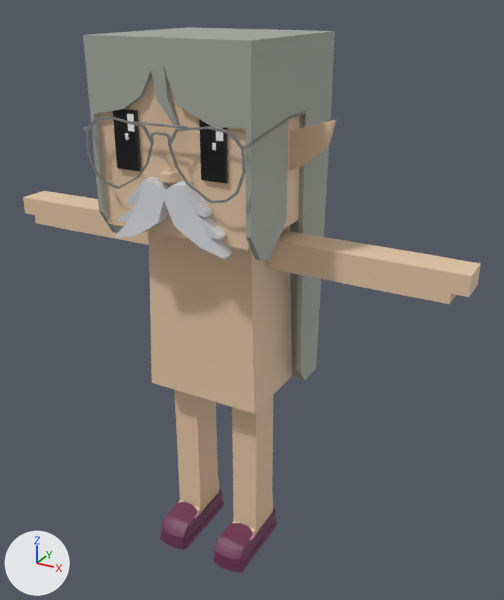
The FBX model mustachiorascals/fbx/aa8fa485-3bb1-4fdf-b343-a6269a1ccf59.fbx: old version first, new version second.
Both versions are drawn from a 50 mm lens placed at (0.0176, -0.0275, 0.0295), pointed at (0.0014, 0.002, 0.0148). Lighting does not change. The marker at lower left points along +X, +Y and +Z. Where no turn or scale is listed for an object, it has been applied to the vertices.

The first picture shows 'e_4', 'ew_aviator_2', 'eye_4', 'f_slipons', 'h_long_straight1', 'm_c', 'mustachio_arms', 'mustachio_body', 'mustachio_head', 'mustachio_legs'.
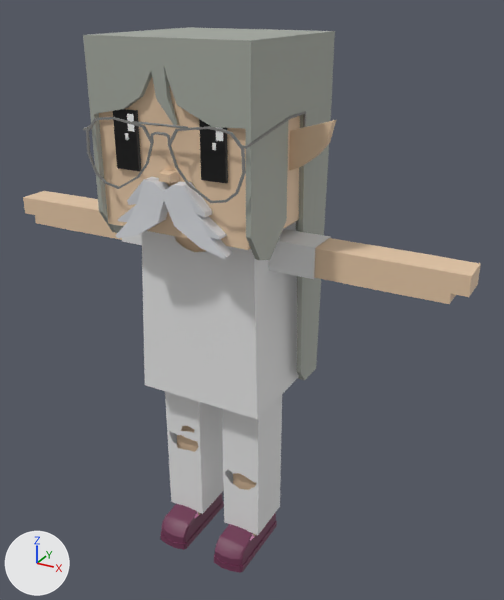
Where the change shows, as pixel boxes (x1, y1, x2, y2) in the pictures (504 x 600 px):
'c_shirt_1', added
    after: (142, 222, 299, 419)
'c_rippedjeans', added
    after: (165, 391, 282, 535)
'c_shirt_2', added
    after: (122, 229, 331, 279)
'mustachio_body', unchanged, covered by the edit
    before: (148, 225, 292, 414)
    after: (175, 236, 206, 252)
'mustachio_legs', unchanged, covered by the edit
    before: (174, 390, 273, 537)
    after: (177, 426, 256, 537)

Patch to the scene script:
```diff
--- a/mustachiorascals/fbx/aa8fa485-3bb1-4fdf-b343-a6269a1ccf59.fbx.py
+++ b/mustachiorascals/fbx/aa8fa485-3bb1-4fdf-b343-a6269a1ccf59.fbx.py
@@ mat_upper_garment_1 @@
+mat_upper_garment_1 = principled_material('upper_garment_1')
+mat_upper_garment_1.base_color = (0.8, 0.8, 0.8)  # white #e7e7e7
@@ mat_lower_garment @@
+mat_lower_garment = principled_material('lower_garment')
+mat_lower_garment.base_color = (0.8, 0.8, 0.8)  # white #e7e7e7
@@ me_mesh_011 @@
+me_mesh_011.from_pydata(...)  # 230 vertices, 212 faces; spans x -0.00349..0.00349, y -0.0013..0.00353, z 0.00994..0.01894
+me_mesh_011.materials.append(mat_upper_garment_1)  # white #e7e7e7
@@ me_mesh_003_1 @@
+me_mesh_003_1.from_pydata(...)  # 277 vertices, 244 faces; spans x -0.00297..0.00299, y -0.00021..0.00257, z 0.0014..0.01069
+me_mesh_003_1.materials.append(mat_lower_garment)  # white #e7e7e7
@@ me_mesh_012 @@
+me_mesh_012.from_pydata(...)  # 24 vertices, 18 faces; spans x -0.00561..0.00561, y 0.00027..0.00209, z 0.01737..0.01893
+me_mesh_012.materials.append(mat_upper_garment_1)  # white #e7e7e7
@@ ob_c_shirt_1 @@
+ob_c_shirt_1 = bpy.data.objects.new('c_shirt_1', me_mesh_011)
+ob_c_shirt_1.location = (0.0, 0.0, 0.0)
@@ ob_c_rippedjeans @@
+ob_c_rippedjeans = bpy.data.objects.new('c_rippedjeans', me_mesh_003_1)
+ob_c_rippedjeans.location = (0.0, 0.0, 0.0)
@@ ob_c_shirt_2 @@
+ob_c_shirt_2 = bpy.data.objects.new('c_shirt_2', me_mesh_012)
+ob_c_shirt_2.location = (0.0, 0.0, 0.0)
```
